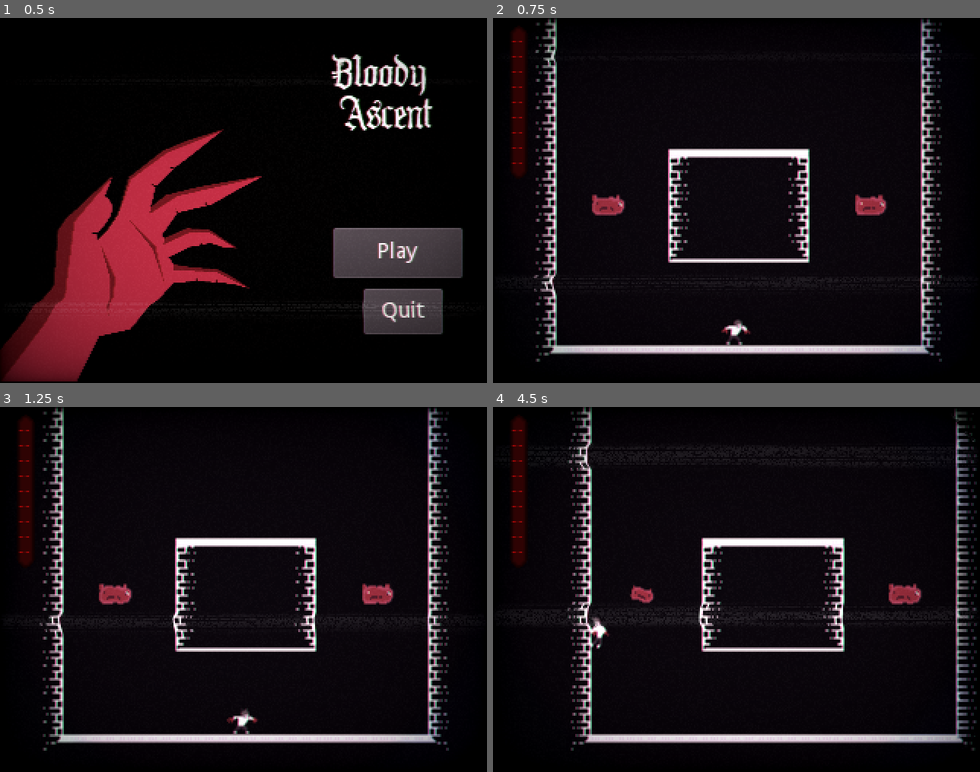
Above: before the commit, frames 1-4 (two rows, left to right).
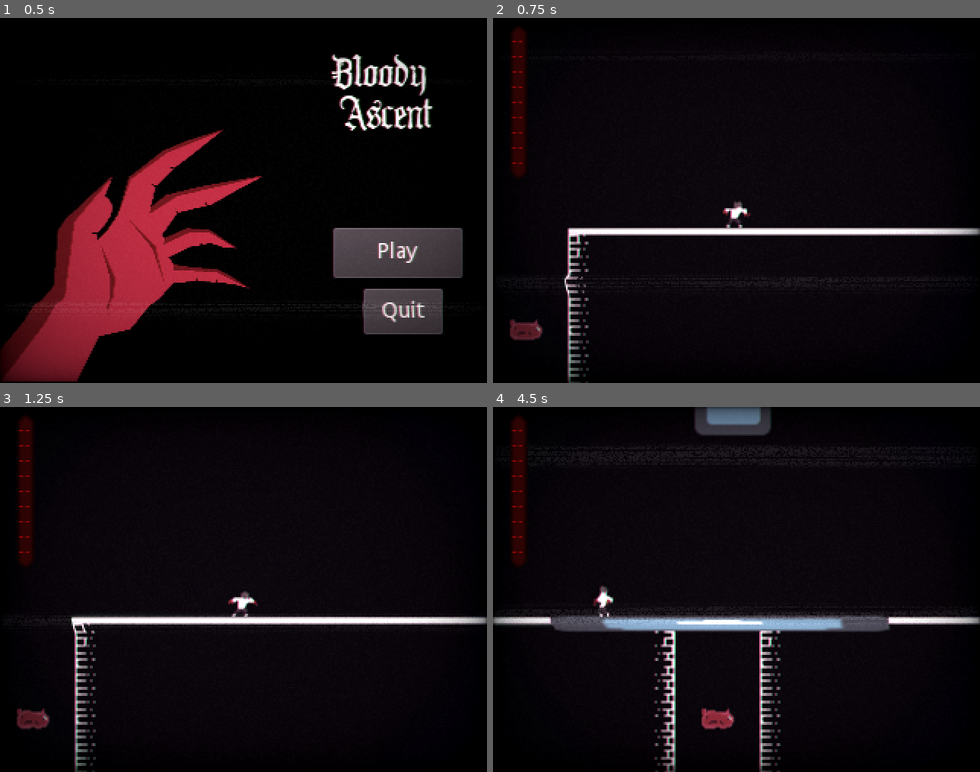
Above: after the commit, the same moments.

Repository: Luxxdev/GameJamPlus
Game: Godot game, scene res://Scenes/TitleScreen.tscn
Two runs of this game, one before a commit and one after it. Both use one fixed random seed, a clock stepped at 60 frames per second and the inputs below. The engine's default icon, where the game draws it, is replaced by a stand-in: a white triangle on a blue panel in a dark square.
Inputs:
- Up to frame 1 (0.5 s): no input
- Up to frame 2 (0.75 s): click "Play" at 0.5 s
- Up to frame 3 (1.25 s): no input
- Up to frame 4 (4.5 s): hold Right (ui_right) 1.28-2.78 s; tap C (Dash) every 0.75 s from 1.35 to 4.35 s; tap Space (Jump) at 1.52, 2.27, 3.77 s; hold Left (ui_left) from 2.78 s (still down)

Frame 1 is identical in both runs. In frame 2, 12% of the frame differs, in the area x 3-100%, y 0-100%; in frame 3, 12%; in frame 4, 15%, in the area x 0-100%, y 0-100%.

Commit message:
base boss

Diff:
--- a/Boss.gd
+++ b/Boss.gd
@@ -6,6 +6,8 @@
 onready var enemySpawner = $BossBody/EnemySpawner
 var count = 0
 var cooldown = 5
+var life = 10
+onready var sprite = $BossBody/Sprite
 
 func _ready():
 	set_process(false)
@@ -54,3 +56,23 @@
 
 	if currentState != state.COOLDOWN:
 		count = 0
+
+func Shoot(): # jogar oito bolas de fogo
+	pass
+
+func Atack(): #porrada?
+	pass
+
+func TakeDamage(dir):
+	life -= 1
+	if life <= 0:
+		queue_free()
+
+func _on_DamageArea_body_entered(body):
+	if "Player" in body.name and !player.isDashing:
+		var dir
+		if sprite.global_position.x - player.global_position.x > 0:
+			dir = -1
+		else:
+			dir = 1
+		player.TakeDamage(dir)
--- a/Objects/Enemies/Boss.tscn
+++ b/Objects/Enemies/Boss.tscn
@@ -9,6 +9,8 @@
 
 [sub_resource type="RectangleShape2D" id=3]
 extents = Vector2( 138, 5 )
+
+[sub_resource type="RectangleShape2D" id=4]
 
 [node name="Boss" type="Node2D"]
 script = ExtResource( 1 )
@@ -41,6 +43,11 @@
 
 [node name="Sprite" type="Sprite" parent="BossBody"]
 
+[node name="DamageArea" type="Area2D" parent="BossBody" groups=["Boss", "DashTarget"]]
+
+[node name="CollisionShape2D" type="CollisionShape2D" parent="BossBody/DamageArea"]
+shape = SubResource( 4 )
+
 [node name="EnemySpawner" parent="BossBody" instance=ExtResource( 3 )]
 position = Vector2( -1, -1 )
 isBoss = true
@@ -52,5 +59,6 @@
 position = Vector2( 72, 22 )
 
 [connection signal="body_entered" from="StartFightArea" to="." method="_on_StartFightArea_body_entered"]
+[connection signal="body_entered" from="BossBody/DamageArea" to="." method="_on_DamageArea_body_entered"]
 
 [editable path="BossBody/EnemySpawner"]
--- a/Scenes/TestScene.tscn
+++ b/Scenes/TestScene.tscn
@@ -1,11 +1,13 @@
-[gd_scene load_steps=16 format=2]
+[gd_scene load_steps=18 format=2]
 
 [ext_resource path="res://Objects/Player.tscn" type="PackedScene" id=1]
 [ext_resource path="res://Objects/tilemap/tileset_tilemap.tres" type="TileSet" id=2]
-[ext_resource path="res://Objects/Enemies/StaticEnemy.tscn" type="PackedScene" id=3]
+[ext_resource path="res://Objects/Enemies/Boss.tscn" type="PackedScene" id=3]
 [ext_resource path="res://Objects/EnemySpawner.tscn" type="PackedScene" id=4]
 [ext_resource path="res://CRT_shader.tres" type="Shader" id=5]
 [ext_resource path="res://Scripts/HPBar.gd" type="Script" id=6]
+[ext_resource path="res://Objects/Enemies/StaticEnemy.tscn" type="PackedScene" id=7]
+[ext_resource path="res://icon.png" type="Texture" id=8]
 
 [sub_resource type="ShaderMaterial" id=5]
 shader = ExtResource( 5 )
@@ -106,14 +108,13 @@
 script = ExtResource( 6 )
 
 [node name="Player" parent="." instance=ExtResource( 1 )]
-position = Vector2( 156, 264 )
+position = Vector2( 338, -9143 )
 
 [node name="CameraReal" type="Camera2D" parent="Player"]
 position = Vector2( 1, 0 )
 current = true
 zoom = Vector2( 1.3, 1.3 )
-limit_left = -80
-limit_right = 400
+limit_right = 100000000
 limit_bottom = 320
 drag_margin_h_enabled = true
 drag_margin_v_enabled = true
@@ -136,6 +137,18 @@
 format = 1
 tile_data = PoolIntArray( -25952279, 0, 0, -25952278, 0, 1, -25952277, 0, 1, -25952276, 0, 1, -25952275, 0, 1, -2595227 …(195417 unchanged characters)…
 
+[node name="Boss" parent="." instance=ExtResource( 3 )]
+position = Vector2( 173, -9307 )
+
+[node name="StartFightArea" parent="Boss" index="0"]
+position = Vector2( -14, 170 )
+
+[node name="RigidBody2D" parent="Boss/ExitBlockers" index="0"]
+position = Vector2( -9, 192 )
+
+[node name="Sprite" parent="Boss/BossBody" index="0"]
+texture = ExtResource( 8 )
+
 [node name="EnemySpawner2" parent="." instance=ExtResource( 4 )]
 position = Vector2( 166, -728 )
 enemyType = 1
@@ -642,188 +655,194 @@
 rotation = -0.0360082
 scale = Vector2( 1.00829, 1.00829 )
 
-[node name="Slime" parent="SlimesPos" instance=ExtResource( 3 )]
+[node name="Slime" parent="SlimesPos" instance=ExtResource( 7 )]
 position = Vector2( 130.75, -654.258 )
 rotation = 0.0
 scale = Vector2( 1, 1 )
-frame = 0
-
-[node name="Slime4" parent="SlimesPos" instance=ExtResource( 3 )]
+
+[node name="Slime4" parent="SlimesPos" instance=ExtResource( 7 )]
 position = Vector2( 242.421, -1880.84 )
 rotation = 0.0
 scale = Vector2( 1, 1 )
+frame = 0
+
+[node name="Slime5" parent="SlimesPos" instance=ExtResource( 7 )]
+position = Vector2( 254.132, -2205.93 )
+rotation = 0.0
+scale = Vector2( 1, 1 )
 frame = 3
 
-[node name="Slime5" parent="SlimesPos" instance=ExtResource( 3 )]
-position = Vector2( 254.132, -2205.93 )
-rotation = 0.0
-scale = Vector2( 1, 1 )
-frame = 2
-
-[node name="Slime32" parent="SlimesPos" instance=ExtResource( 3 )]
+[node name="Slime32" parent="SlimesPos" instance=ExtResource( 7 )]
 position = Vector2( 136.407, -2464.23 )
 rotation = 0.0
 scale = Vector2( 1, 1 )
-
-[node name="Slime6" parent="SlimesPos" instance=ExtResource( 3 )]
+frame = 2
+
+[node name="Slime6" parent="SlimesPos" instance=ExtResource( 7 )]
 position = Vector2( 312.915, -2735.75 )
 rotation = 0.0
 scale = Vector2( 1, 1 )
-frame = 2
-
-[node name="Slime7" parent="SlimesPos" instance=ExtResource( 3 )]
+frame = 3
+
+[node name="Slime7" parent="SlimesPos" instance=ExtResource( 7 )]
 position = Vector2( 116.756, -3020.69 )
 rotation = 0.0
 scale = Vector2( 1, 1 )
-
-[node name="Slime8" parent="SlimesPos" instance=ExtResource( 3 )]
+frame = 2
+
+[node name="Slime8" parent="SlimesPos" instance=ExtResource( 7 )]
 position = Vector2( 123.326, -3203.06 )
 rotation = 0.0
 scale = Vector2( 1, 1 )
-
-[node name="Slime9" parent="SlimesPos" instance=ExtResource( 3 )]
+frame = 2
+
+[node name="Slime9" parent="SlimesPos" instance=ExtResource( 7 )]
 position = Vector2( 130.752, -3409.22 )
 rotation = 0.0
 scale = Vector2( 1, 1 )
-
-[node name="Slime10" parent="SlimesPos" instance=ExtResource( 3 )]
+frame = 2
+
+[node name="Slime10" parent="SlimesPos" instance=ExtResource( 7 )]
 position = Vector2( 138.179, -3615.38 )
 rotation = 0.0
 scale = Vector2( 1, 1 )
-frame = 0
-
-[node name="Slime11" parent="SlimesPos" instance=ExtResource( 3 )]
+
+[node name="Slime11" parent="SlimesPos" instance=ExtResource( 7 )]
 position = Vector2( 178.316, -4288.78 )
 rotation = 0.0
 scale = Vector2( 1, 1 )
-frame = 0
-
-[node name="Slime12" parent="SlimesPos" instance=ExtResource( 3 )]
+
+[node name="Slime12" parent="SlimesPos" instance=ExtResource( 7 )]
 position = Vector2( 355.612, -4361.78 )
 rotation = 0.0
 scale = Vector2( 1, 1 )
+frame = 0
+
+[node name="Slime13" parent="SlimesPos" instance=ExtResource( 7 )]
+position = Vector2( 201.601, -4494.36 )
+rotation = 0.0
+scale = Vector2( 1, 1 )
+frame = 0
+
+[node name="Slime14" parent="SlimesPos" instance=ExtResource( 7 )]
+position = Vector2( 386.255, -4551.23 )
+rotation = 0.0
+scale = Vector2( 1, 1 )
+frame = 0
+
+[node name="Slime15" parent="SlimesPos" instance=ExtResource( 7 )]
+position = Vector2( 234.951, -5199.76 )
+rotation = 0.0
+scale = Vector2( 1, 1 )
 frame = 3
 
-[node name="Slime13" parent="SlimesPos" instance=ExtResource( 3 )]
-position = Vector2( 201.601, -4494.36 )
+[node name="Slime16" parent="SlimesPos" instance=ExtResource( 7 )]
+position = Vector2( 257.585, -6048.46 )
+rotation = 0.0
+scale = Vector2( 1, 1 )
+frame = 2
+
+[node name="Slime17" parent="SlimesPos" instance=ExtResource( 7 )]
+position = Vector2( 383.377, -6234.47 )
+rotation = 0.0
+scale = Vector2( 1, 1 )
+frame = 2
+
+[node name="Slime18" parent="SlimesPos" instance=ExtResource( 7 )]
+position = Vector2( 389.946, -6416.84 )
+rotation = 0.0
+scale = Vector2( 1, 1 )
+frame = 2
+
+[node name="Slime19" parent="SlimesPos" instance=ExtResource( 7 )]
+position = Vector2( 309.079, -6816.72 )
+rotation = 0.0
+scale = Vector2( 1, 1 )
+
+[node name="Slime20" parent="SlimesPos" instance=ExtResource( 7 )]
+position = Vector2( 265.355, -7366.12 )
+rotation = 0.0
+scale = Vector2( 1, 1 )
+frame = 0
+
+[node name="Slime21" parent="SlimesPos" instance=ExtResource( 7 )]
+position = Vector2( 263.927, -7326.47 )
+rotation = 0.0
+scale = Vector2( 1, 1 )
+frame = 0
+
+[node name="Slime22" parent="SlimesPos" instance=ExtResource( 7 )]
+position = Vector2( 501.8, -7317.9 )
+rotation = 0.0
+scale = Vector2( 1, 1 )
+frame = 0
+
+[node name="Slime23" parent="SlimesPos" instance=ExtResource( 7 )]
+position = Vector2( 503.228, -7357.55 )
+rotation = 0.0
+scale = Vector2( 1, 1 )
+frame = 0
+
+[node name="Slime24" parent="SlimesPos" instance=ExtResource( 7 )]
+position = Vector2( 381.738, -7346.04 )
 rotation = 0.0
 scale = Vector2( 1, 1 )
 frame = 3
 
-[node name="Slime14" parent="SlimesPos" instance=ExtResource( 3 )]
-position = Vector2( 386.255, -4551.23 )
+[node name="Slime25" parent="SlimesPos" instance=ExtResource( 7 )]
+position = Vector2( 406.875, -8162.2 )
+rotation = 0.0
+scale = Vector2( 1, 1 )
+frame = 2
+
+[node name="Slime26" parent="SlimesPos" instance=ExtResource( 7 )]
+position = Vector2( 410.739, -8297.03 )
+rotation = 0.0
+scale = Vector2( 1, 1 )
+frame = 2
+
+[node name="Slime27" parent="SlimesPos" instance=ExtResource( 7 )]
+position = Vector2( 416.72, -8407.96 )
+rotation = 0.0
+scale = Vector2( 1, 1 )
+frame = 2
+
+[node name="Slime28" parent="SlimesPos" instance=ExtResource( 7 )]
+position = Vector2( 419.88, -8550.76 )
+rotation = 0.0
+scale = Vector2( 1, 1 )
+
+[node name="Slime29" parent="SlimesPos" instance=ExtResource( 7 )]
+position = Vector2( 425.777, -8733.85 )
+rotation = 0.0
+scale = Vector2( 1, 1 )
+
+[node name="Slime30" parent="SlimesPos" instance=ExtResource( 7 )]
+position = Vector2( 432.347, -8916.22 )
+rotation = 0.0
+scale = Vector2( 1, 1 )
+frame = 0
+
+[node name="Slime31" parent="SlimesPos" instance=ExtResource( 7 )]
+position = Vector2( 439.488, -9114.45 )
 rotation = 0.0
 scale = Vector2( 1, 1 )
 frame = 3
 
-[node name="Slime15" parent="SlimesPos" instance=ExtResource( 3 )]
-position = Vector2( 234.951, -5199.76 )
-rotation = 0.0
-scale = Vector2( 1, 1 )
-frame = 2
-
-[node name="Slime16" parent="SlimesPos" instance=ExtResource( 3 )]
-position = Vector2( 257.585, -6048.46 )
-rotation = 0.0
-scale = Vector2( 1, 1 )
-
-[node name="Slime17" parent="SlimesPos" instance=ExtResource( 3 )]
-position = Vector2( 383.377, -6234.47 )
-rotation = 0.0
-scale = Vector2( 1, 1 )
-
-[node name="Slime18" parent="SlimesPos" instance=ExtResource( 3 )]
-position = Vector2( 389.946, -6416.84 )
-rotation = 0.0
-scale = Vector2( 1, 1 )
-
-[node name="Slime19" parent="SlimesPos" instance=ExtResource( 3 )]
-position = Vector2( 309.079, -6816.72 )
-rotation = 0.0
-scale = Vector2( 1, 1 )
-frame = 0
-
-[node name="Slime20" parent="SlimesPos" instance=ExtResource( 3 )]
-position = Vector2( 265.355, -7366.12 )
-rotation = 0.0
-scale = Vector2( 1, 1 )
-frame = 3
-
-[node name="Slime21" parent="SlimesPos" instance=ExtResource( 3 )]
-position = Vector2( 263.927, -7326.47 )
-rotation = 0.0
-scale = Vector2( 1, 1 )
-frame = 3
-
-[node name="Slime22" parent="SlimesPos" instance=ExtResource( 3 )]
-position = Vector2( 501.8, -7317.9 )
-rotation = 0.0
-scale = Vector2( 1, 1 )
-frame = 3
-
-[node name="Slime23" parent="SlimesPos" instance=ExtResource( 3 )]
-position = Vector2( 503.228, -7357.55 )
-rotation = 0.0
-scale = Vector2( 1, 1 )
-frame = 3
-
-[node name="Slime24" parent="SlimesPos" instance=ExtResource( 3 )]
-position = Vector2( 381.738, -7346.04 )
-rotation = 0.0
-scale = Vector2( 1, 1 )
-frame = 2
-
-[node name="Slime25" parent="SlimesPos" instance=ExtResource( 3 )]
-position = Vector2( 406.875, -8162.2 )
-rotation = 0.0
-scale = Vector2( 1, 1 )
-
-[node name="Slime26" parent="SlimesPos" instance=ExtResource( 3 )]
-position = Vector2( 410.739, -8297.03 )
-rotation = 0.0
-scale = Vector2( 1, 1 )
-
-[node name="Slime27" parent="SlimesPos" instance=ExtResource( 3 )]
-position = Vector2( 416.72, -8407.96 )
-rotation = 0.0
-scale = Vector2( 1, 1 )
-
-[node name="Slime28" parent="SlimesPos" instance=ExtResource( 3 )]
-position = Vector2( 419.88, -8550.76 )
-rotation = 0.0
-scale = Vector2( 1, 1 )
-frame = 0
-
-[node name="Slime29" parent="SlimesPos" instance=ExtResource( 3 )]
-position = Vector2( 425.777, -8733.85 )
-rotation = 0.0
-scale = Vector2( 1, 1 )
-frame = 0
-
-[node name="Slime30" parent="SlimesPos" instance=ExtResource( 3 )]
-position = Vector2( 432.347, -8916.22 )
-rotation = 0.0
-scale = Vector2( 1, 1 )
-frame = 3
-
-[node name="Slime31" parent="SlimesPos" instance=ExtResource( 3 )]
-position = Vector2( 439.488, -9114.45 )
-rotation = 0.0
-scale = Vector2( 1, 1 )
-frame = 2
-
-[node name="Slime2" parent="SlimesPos" instance=ExtResource( 3 )]
+[node name="Slime2" parent="SlimesPos" instance=ExtResource( 7 )]
 position = Vector2( 222.014, 7.9978 )
 rotation = 0.0
 scale = Vector2( 1, 1 )
-frame = 3
-
-[node name="Slime3" parent="SlimesPos" instance=ExtResource( 3 )]
+frame = 0
+
+[node name="Slime3" parent="SlimesPos" instance=ExtResource( 7 )]
 position = Vector2( 1.52588e-05, -1.52588e-05 )
 rotation = 0.0
 scale = Vector2( 1, 1 )
-frame = 3
-
+frame = 0
+
+[editable path="Boss"]
+[editable path="Boss/BossBody/EnemySpawner"]
 [editable path="EnemySpawner2"]
 [editable path="EnemySpawner5"]
 [editable path="EnemySpawner26"]
--- a/Scripts/PlayerScript.gd
+++ b/Scripts/PlayerScript.gd
@@ -258,8 +258,8 @@
 	static func sort_ascending_by_second_element(a, b):
 		return a[1] < b[1]
 
-func TakeDamage(dir):
-	if invulnerable:
+func TakeDamage(dir, boss = false):
+	if invulnerable and !boss:
 		pass
 	else:
 		sprite.self_modulate = Color(1,0,0,1)
@@ -273,6 +273,7 @@
 		invulnerable = true
 		emit_signal("healthChanged")
 		yield(get_tree().create_timer(1), "timeout")
+		sprite.self_modulate = Color(1,1,1,1)
 		stunned = false
 		canJump = true
 		invulnerable = false
@@ -375,6 +376,8 @@
 	if area.is_in_group("DashTarget"):
 		if area.is_in_group("MovingEnemy"):
 			area.get_parent().get_parent().get_parent().TakeDamage(dashDirection)
+		elif area.is_in_group("Boss"):
+			area.get_parent().get_parent().TakeDamage(dashDirection)
 		else:
 			area.get_parent().TakeDamage(dashDirection)
 		yield(get_tree().create_timer(dashTimer.wait_time), "timeout")
Not shown: 1 places in Objects/Enemies/Boss.tscn that only renumber resources
